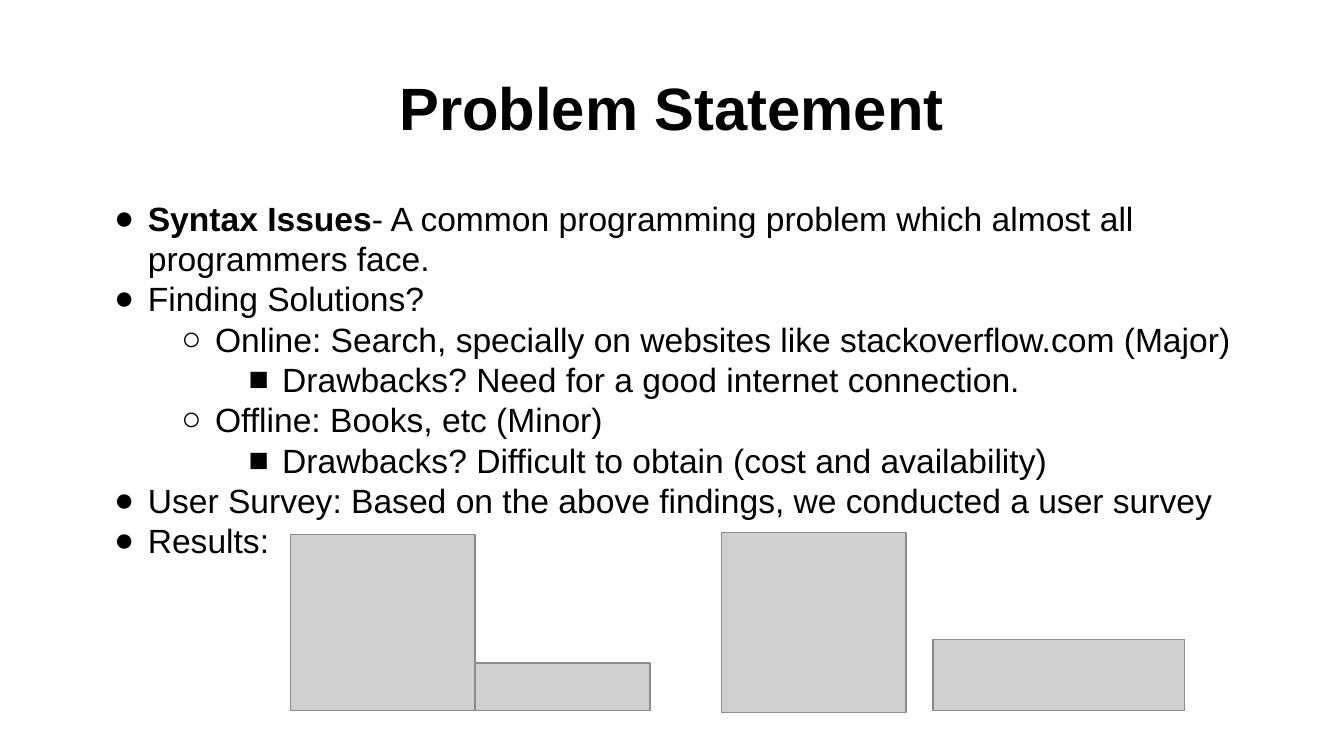
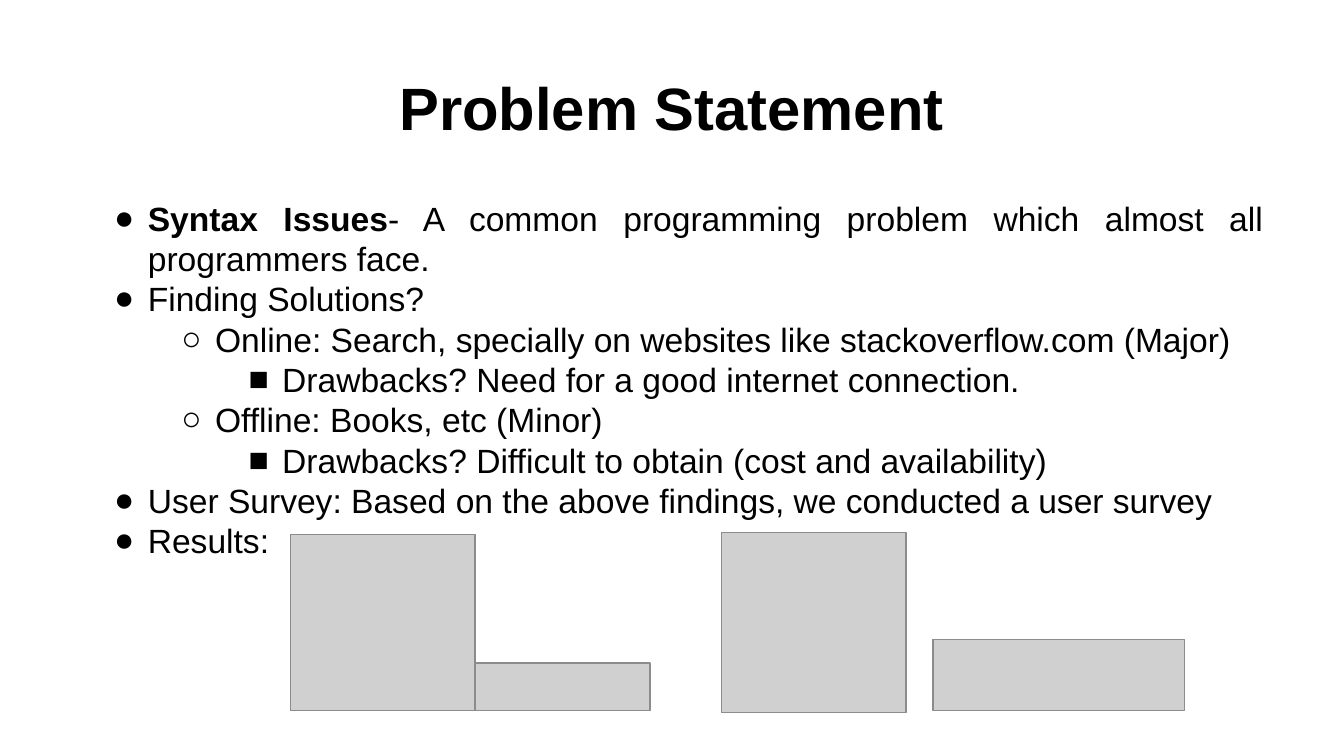
Before and after one commit to ankitkumar93/PyReco, a slide deck: slide 2 of Reports/talk_pyreco.pptx. Drawn at 1344x756 pixels with LibreOffice and Linux fonts; fonts in the diff are those of the drawing; grey boxes stand for pictures; background and template pictures are left out. Boxes give left, top, right and bottom in pixels: in the first picture for what was removed or moved away, otherwise in the second. Text is boxed around its words. In the diff, an @@ line names an element or a change of style, - is before the commit and + after.

```diff
--- a/Reports/talk_pyreco.pptx
+++ b/Reports/talk_pyreco.pptx
@@ text "Syntax Issues- A common programming ..." at <box>148,206,1263,554</box>: alignment left to justified @@
```
Also in this commit, not shown: 7 other slides changed, 1 other file.
